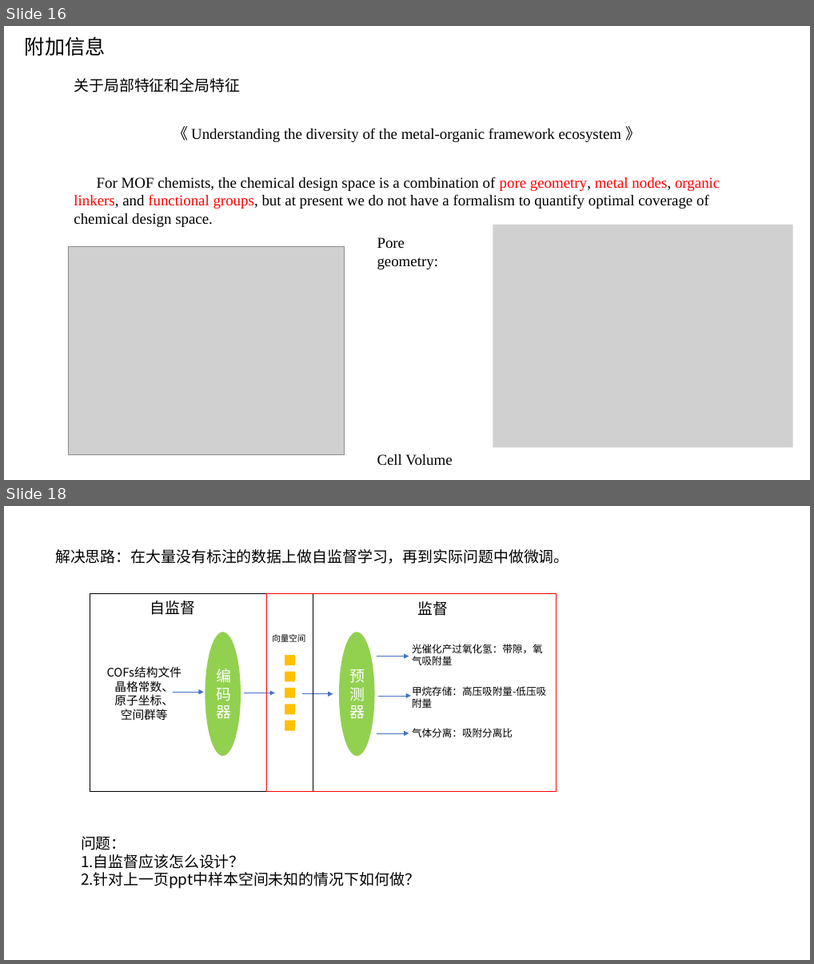
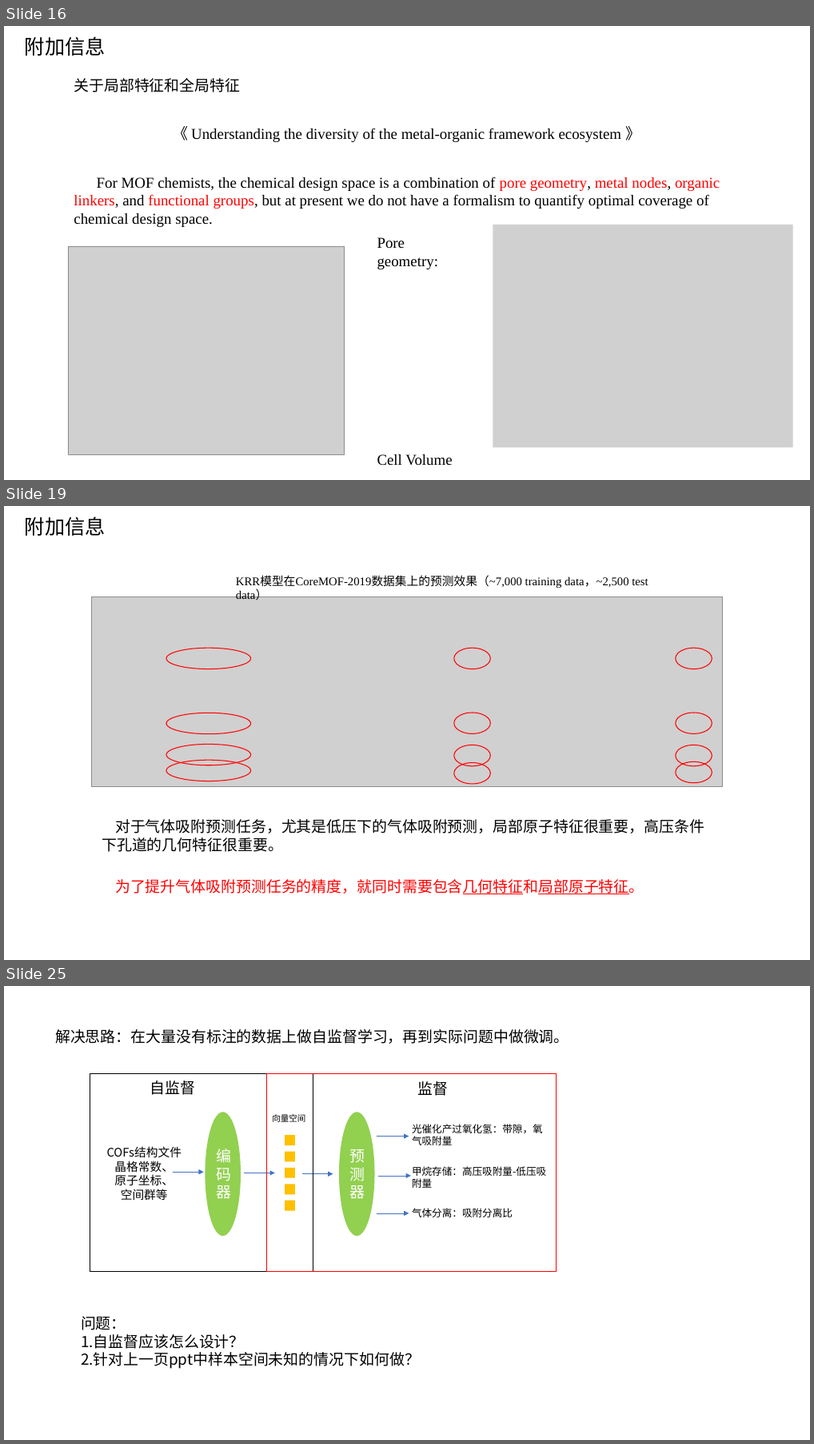
Before and after one commit to TheBestOrNothing-gwh/weekly, a slide deck: COFs属性预测.pptx. Shown one above the other, each under a label of ours: slides 16 and 18 before the commit, slides 16, 19 and 25 after it; the slides between them are not shown. The pictures are 814x964 and 814x1444 pixels, drawn with LibreOffice and Linux fonts; fonts in the diff are those of the drawing; grey boxes stand for pictures. Boxes give left, top, right and bottom in pixels: in the first picture for what was removed or moved away, otherwise in the second. Text is boxed around its words. In the diff, an @@ line names an element or a change of style, - is before the commit and + after.

```diff
--- a/COFs属性预测.pptx
+++ b/COFs属性预测.pptx
@@ slide 19 added at box(4, 506, 810, 960), background #FFFFFF @@
@@ text added at box(25, 516, 106, 536), 24 pt, text #000000 @@
+附加信息
@@ text added at box(236, 576, 648, 600), 14 pt, text #000000 @@
+KRR模型在CoreMOF-2019数据集上的预测效果（~7,000 training data，~2,500 test data）
@@ picture added at box(92, 596, 722, 787) @@
@@ ellipse added at box(166, 648, 251, 668), outline #FF0000 1 pt @@
@@ ellipse added at box(454, 648, 490, 668), outline #FF0000 1 pt @@
@@ ellipse added at box(676, 648, 712, 668), outline #FF0000 1 pt @@
@@ ellipse added at box(166, 713, 251, 734), outline #FF0000 1 pt @@
@@ ellipse added at box(454, 712, 490, 733), outline #FF0000 1 pt @@
@@ ellipse added at box(676, 712, 712, 733), outline #FF0000 1 pt @@
@@ ellipse added at box(166, 744, 251, 765), outline #FF0000 1 pt @@
@@ ellipse added at box(454, 745, 490, 766), outline #FF0000 1 pt @@
@@ ellipse added at box(676, 745, 712, 766), outline #FF0000 1 pt @@
@@ ellipse added at box(166, 760, 251, 781), outline #FF0000 1 pt @@
@@ ellipse added at box(454, 763, 490, 784), outline #FF0000 1 pt @@
@@ ellipse added at box(676, 761, 712, 783), outline #FF0000 1 pt @@
@@ text added at box(102, 819, 705, 852), 18 pt, text #000000 @@
+对于气体吸附预测任务，尤其是低压下的气体吸附预测，局部原子特征很重要，高压条件下孔道的几何特征很重要。
@@ text added at box(115, 879, 644, 894), 18 pt, text #FF0000 @@
+为了提升气体吸附预测任务的精度，就同时需要包含几何特征和局部原子特征。
@@ what was slide 18 is now slide 25 @@
```
Also in this commit, not shown: 1 slide changed, 6 other slides added.
